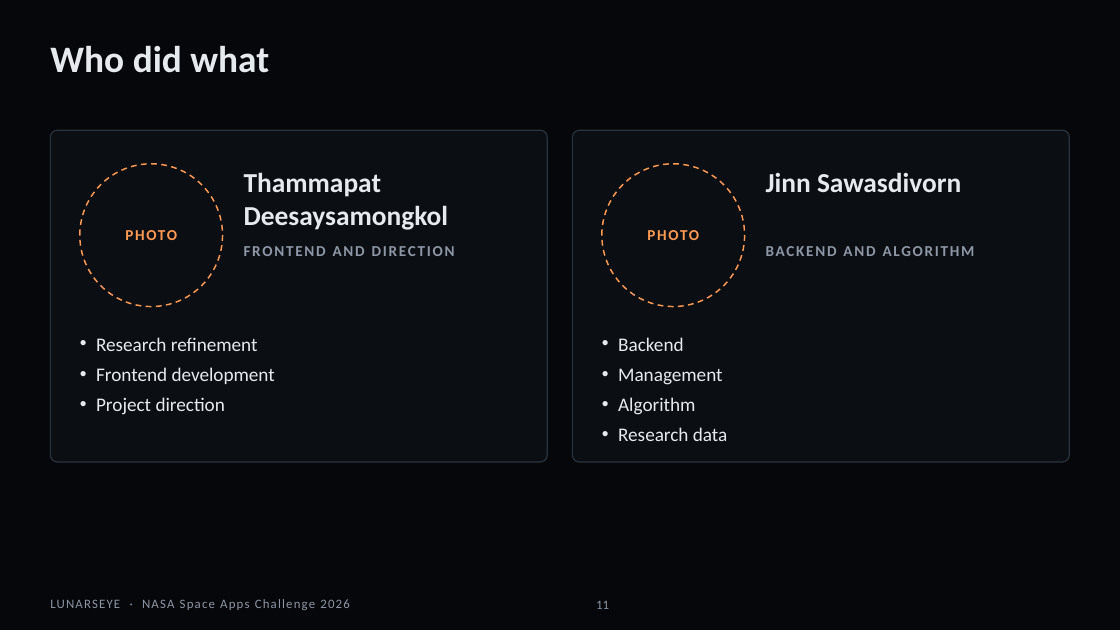
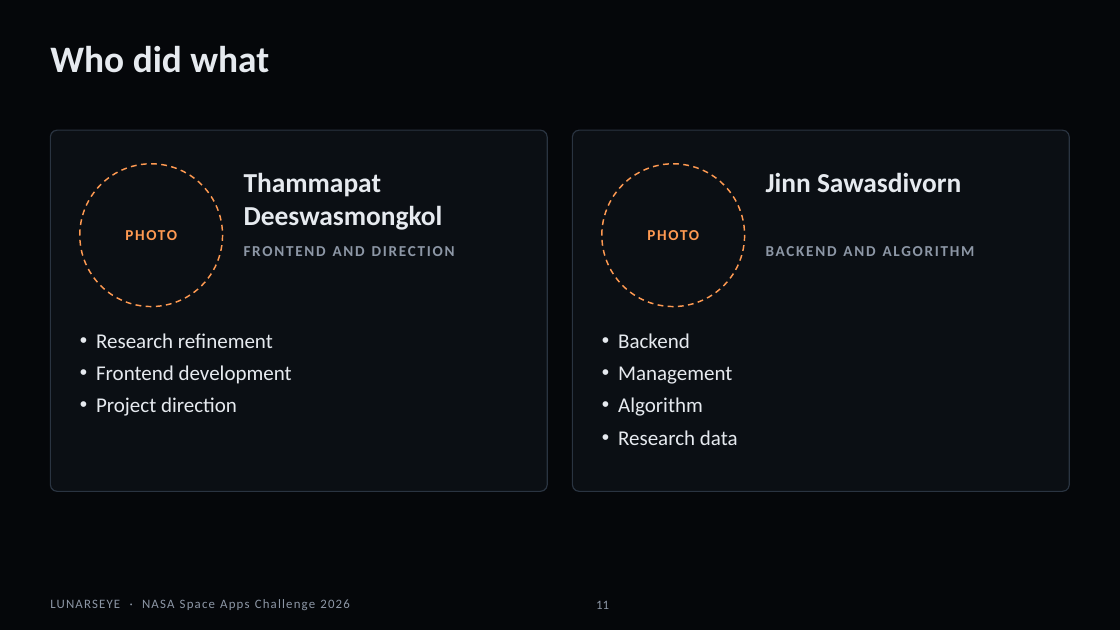
Before and after one commit to 5764678/LUNARSEYE, a slide deck: slide 11 of submission/build/out/LUNARSEYE_deck_raw.pptx. Drawn at 1120x630 pixels with LibreOffice and Linux fonts; fonts in the diff are those of the drawing. Boxes give left, top, right and bottom in pixels: in the first picture for what was removed or moved away, otherwise in the second. Text is boxed around its words. In the diff, an @@ line names an element or a change of style, - is before the commit and + after.

```diff
--- a/submission/build/out/LUNARSEYE_deck_raw.pptx
+++ b/submission/build/out/LUNARSEYE_deck_raw.pptx
@@ rounded rectangle: place and size @@
-rounded rectangle at (50,130,548,462)
+rounded rectangle at (50,130,548,492)
@@ rounded rectangle at (50,130,548,492): proportions changed @@
@@ rounded rectangle at (573,130,1070,492): proportions changed @@
@@ rounded rectangle: place and size @@
-rounded rectangle at (573,130,1070,462)
+rounded rectangle at (573,130,1070,492)
@@ text at (244,172,443,230): text changed @@
-Thammapat Deesaysamongkol
+Thammapat Deeswasmongkol
@@ text "Research refinement" at (96,333,292,416): size 16.5 to 18 pt @@
@@ text "Backend" at (618,333,738,445): size 16.5 to 18 pt @@
```
Also in this commit, not shown: 7 other slides changed, 1 slide added, 1 slide removed, 24 other files.
